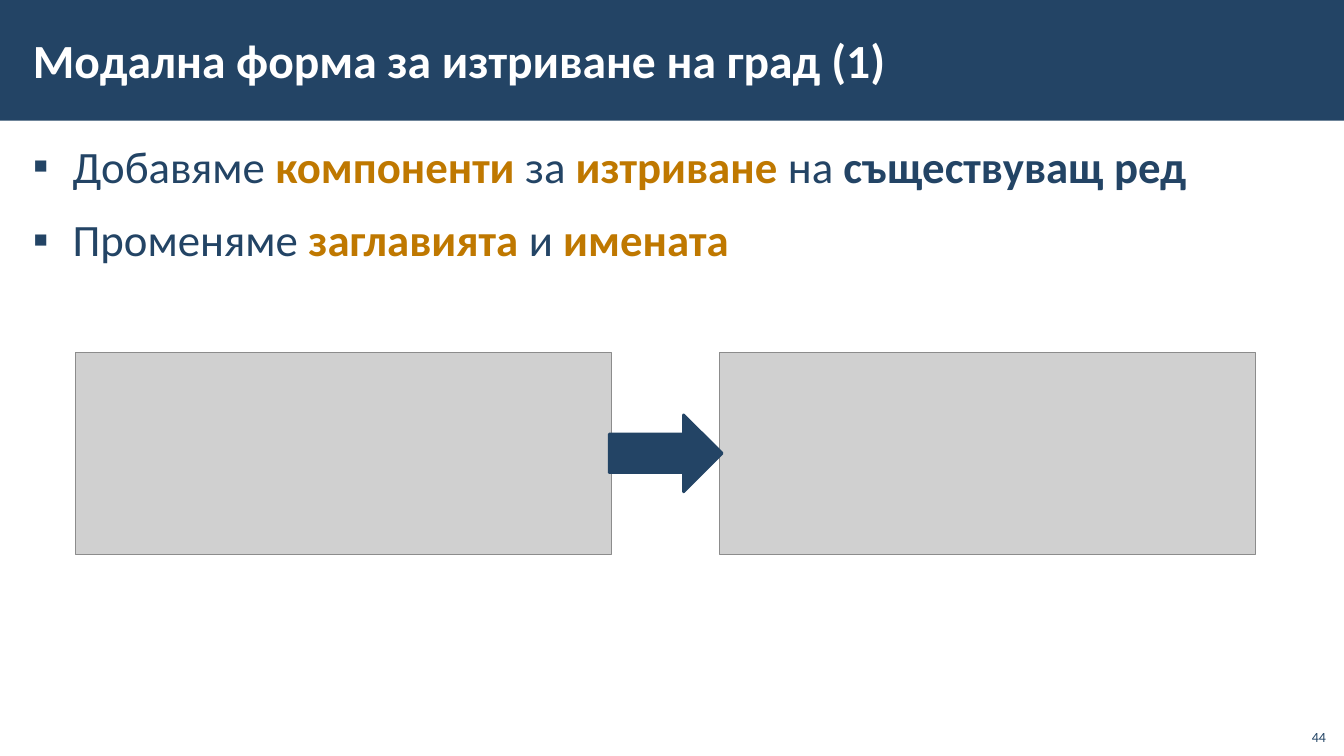
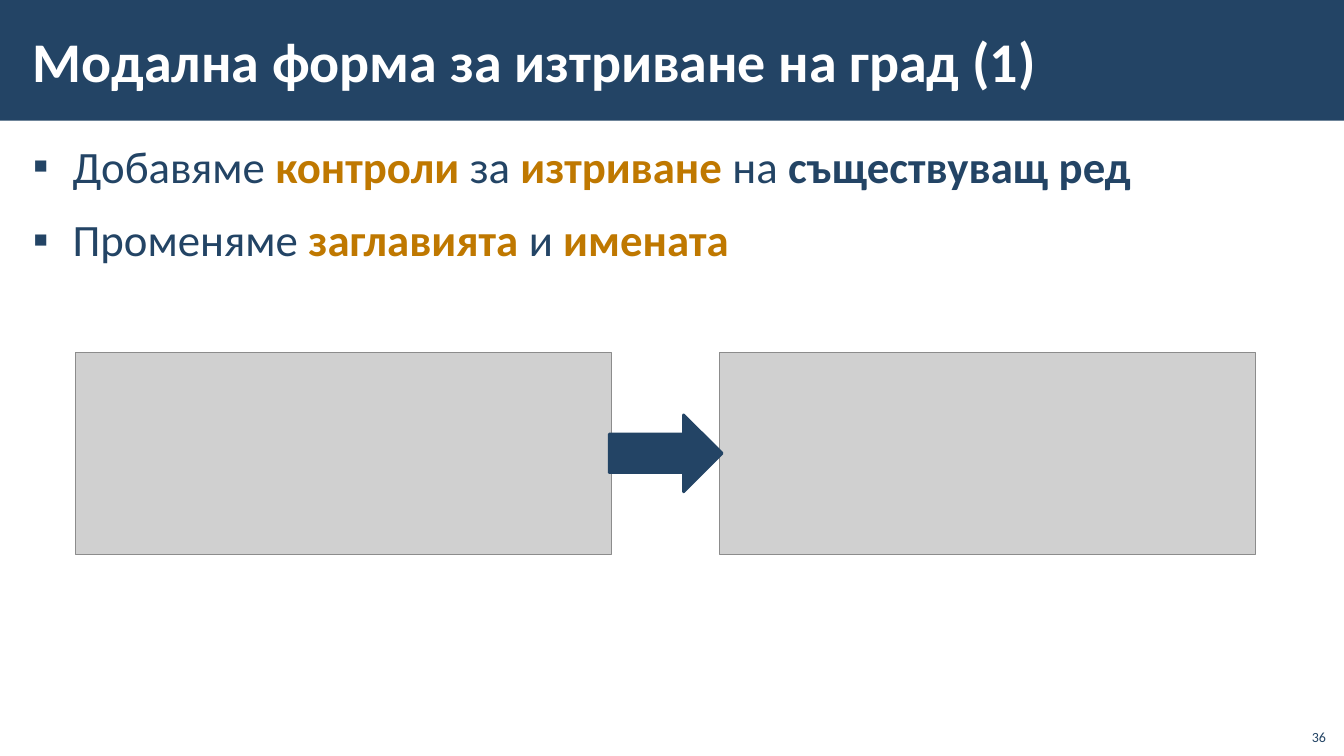
Before and after one commit to BG-IT-Edu/School-Programming, a slide deck: slide 36 of Courses/Software-Sciences/Module-4-Information-Systems-New/06-CRUD-with-EF-and-Windows-Forms/06-CRUD-with-EF-Core-and-Windows-Forms.pptx (slide 44 before the commit). Drawn at 1344x756 pixels with LibreOffice and Linux fonts; fonts in the diff are those of the drawing; grey boxes stand for pictures; background and template pictures are left out. Boxes give left, top, right and bottom in pixels: in the first picture for what was removed or moved away, otherwise in the second. Text is boxed around its words. In the diff, an @@ line names an element or a change of style, - is before the commit and + after.

```diff
--- a/Courses/Software-Sciences/Module-4-Information-Systems-New/06-CRUD-with-EF-and-Windows-Forms/06-CRUD-with-EF-Core-and-Windows-Forms.pptx
+++ b/Courses/Software-Sciences/Module-4-Information-Systems-New/06-CRUD-with-EF-and-Windows-Forms/06-CRUD-with-EF-Core-and-Windows-Forms.pptx
@@ title "Модална форма за изтриване на ..." at [33, 40, 1035, 91]: size 34 to 40 pt @@
@@ text at [73, 152, 1131, 191]: text changed @@
-▪ Добавяме компоненти за изтриване на съществуващ ред
+▪ Добавяме контроли за изтриване на съществуващ ред
@@ page number at [1312, 732, 1326, 742]: text changed @@
-44
+36
```
Also in this commit, not shown: 26 other slides changed, 1 slide added, 9 slides removed.
